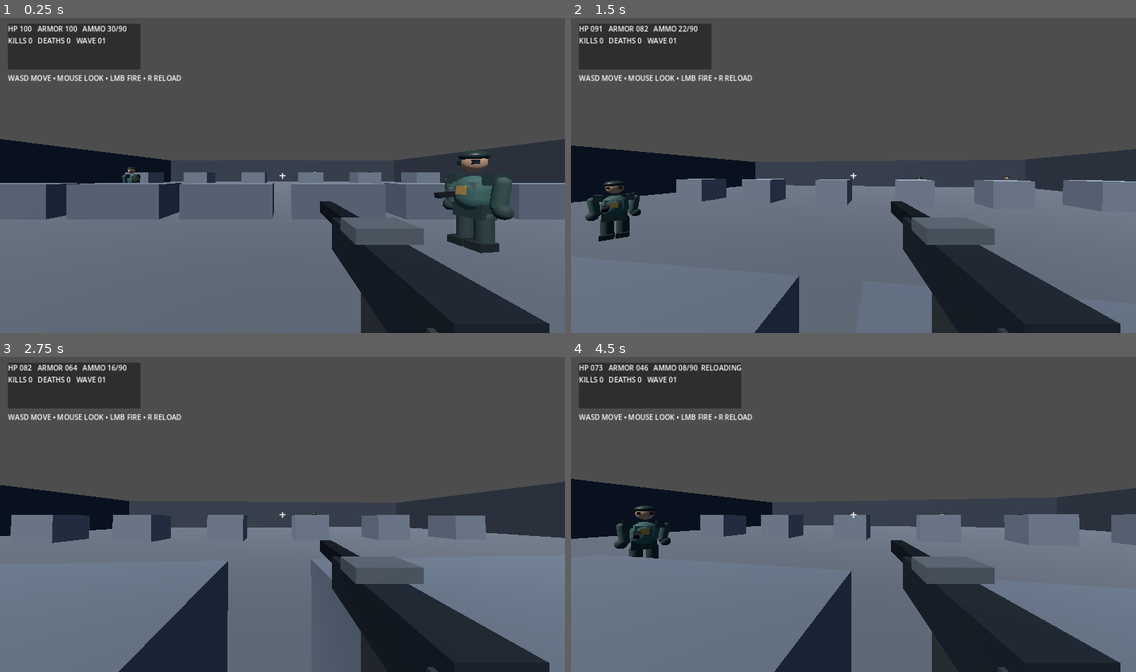
Above: before the commit, frames 1-4 (two rows, left to right).
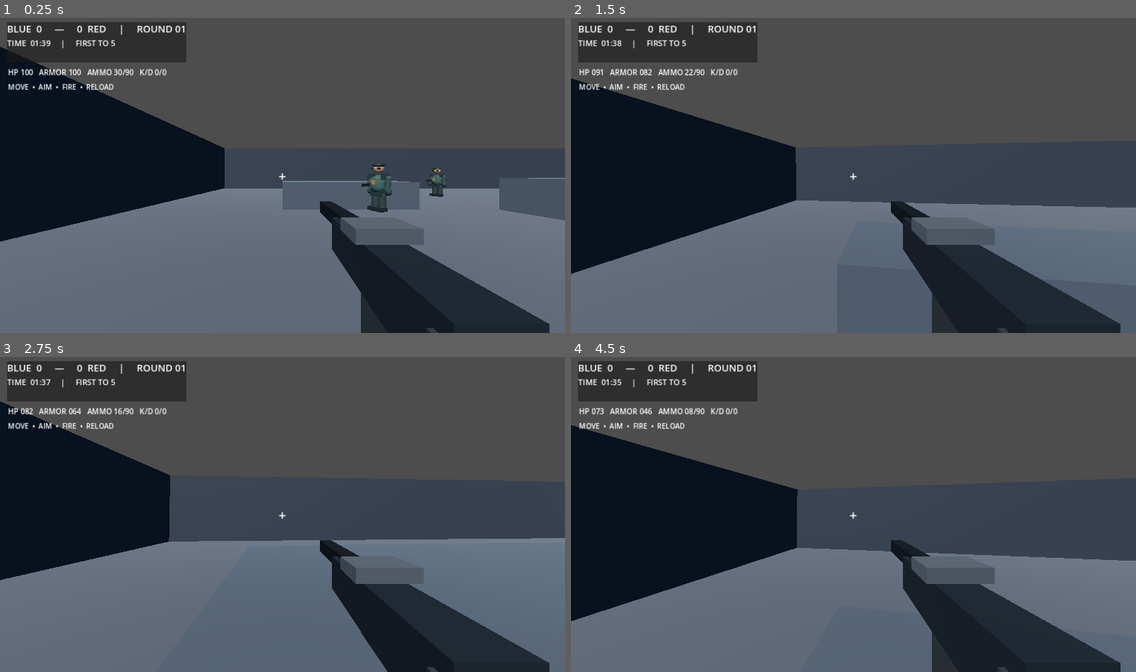
Above: after the commit, the same moments.

Repository: k21508811-crypto/Tiktok_X
Game: Godot game, scene res://scenes/main.tscn
Same seed, same stepped clock (60 frames per second), same inputs: the game is played once before the commit and once after it.
Inputs (mouse positions are in pixels of both pictures, inside the frame that each line leads up to):
- Up to frame 1 (0.25 s): no input
- Up to frame 2 (1.5 s): tap Enter at 0.5 s; move the mouse to (881, 172) at 0.52 s; press the mouse at (881, 172) at 0.53 s; hold W (move_forward) from 0.53 s (still down); tap Space (jump) at 0.77 s; move the mouse to (825, 175) at 1.27 s; release the mouse at (825, 175) at 1.28 s; click (825, 175) at 1.35 s
- Up to frame 3 (2.75 s): keep holding W (move_forward); tap Space (jump) at 1.52 s; move the mouse to (293, 508) at 2.02 s; press the mouse at (293, 508) at 2.03 s
- Up to frame 4 (4.5 s): keep holding W (move_forward); tap Space (jump) at 2.75, 3.02, 3.77 s; move the mouse to (847, 517) at 2.77 s; release the mouse at (847, 517) at 2.78 s; click (847, 517) at 2.85 s; move the mouse to (893, 517) at 3.52 s; press the mouse at (893, 517) at 3.53 s; tap R (reload) at 4.15 s; move the mouse to (808, 508) at 4.27 s; release the mouse at (808, 508) at 4.28 s; click (808, 508) at 4.35 s

The runs differ from the first frame. In frame 1, 19% of the frame differs, in the area x 0-100%, y 1-75%; in frame 2, 20%; in frame 3, 20%; in frame 4, 23%, in the area x 0-100%, y 1-100%.

Commit message:
Build competitive 5v5 round-based match foundation

Diff:
--- a/PROJECT_STRIKE/scripts/main.gd
+++ b/PROJECT_STRIKE/scripts/main.gd
@@ -1,129 +1,215 @@
 extends Node3D
 
-const PLAYER_SCENE_SCRIPT = preload("res://scripts/player.gd")
-const BOT_SCENE_SCRIPT = preload("res://scripts/bot.gd")
-const MOBILE_CONTROLS_SCRIPT = preload("res://scripts/mobile_controls.gd")
-const BOT_COUNT := 5
+const PLAYER_SCRIPT = preload("res://scripts/player.gd")
+const BOT_SCRIPT = preload("res://scripts/bot.gd")
+const MOBILE_SCRIPT = preload("res://scripts/mobile_controls.gd")
+const ROUND_LENGTH := 100.0
+const ROUNDS_TO_WIN := 5
 
 var player: CharacterBody3D
 var hud: CanvasLayer
-var status_label: Label
+var health_label: Label
 var score_label: Label
+var timer_label: Label
 var message_label: Label
+var blue_score := 0
+var red_score := 0
 var kills := 0
 var deaths := 0
-var wave := 1
-var round_time := 0.0
+var round_number := 1
+var round_time := ROUND_LENGTH
+var round_over := false
+var round_transition := false
 var message_timer := 0.0
 
 func _ready() -> void:
 	_build_lighting()
 	_build_arena()
-	_spawn_player()
-	_spawn_bots()
+	_build_player()
 	_build_hud()
 	_build_mobile_controls()
-	update_hud(100, 100, 30, 90, false, false)
+	_spawn_teams()
+	_refresh_hud()
 
 func _process(delta: float) -> void:
-	round_time += delta
 	message_timer = maxf(0.0, message_timer - delta)
 	if message_timer <= 0.0 and is_instance_valid(message_label):
 		message_label.text = ""
-	if get_tree().get_nodes_in_group("enemy_bots").is_empty():
-		wave += 1
-		_spawn_bots()
-		show_message("WAVE %02d — ENEMIES INBOUND" % wave, 2.5)
+	if round_over or round_transition:
+		return
+	round_time = maxf(0.0, round_time - delta)
+	if round_time <= 0.0:
+		_end_round("ВРЕМЯ ВЫШЛО")
+		return
+	var blue_alive := _alive_count("team_blue") + (1 if is_instance_valid(player) and not player.is_dead else 0)
+	var red_alive := _alive_count("team_red")
+	if red_alive == 0:
+		_end_round("КОМАНДА BLUE ПОБЕДИЛА")
+	elif blue_alive == 0:
+		_end_round("КОМАНДА RED ПОБЕДИЛА")
+	_refresh_hud()
 
 func _build_lighting() -> void:
 	var sun := DirectionalLight3D.new()
-	sun.rotation_degrees = Vector3(-52.0, -28.0, 0.0)
-	sun.light_energy = 1.25
+	sun.rotation_degrees = Vector3(-48.0, -25.0, 0.0)
+	sun.light_energy = 1.35
 	add_child(sun)
 	var env := WorldEnvironment.new()
 	var environment := Environment.new()
 	environment.background_mode = Environment.BG_SKY
 	environment.ambient_light_source = Environment.AMBIENT_SOURCE_COLOR
-	environment.ambient_light_color = Color(0.42, 0.48, 0.58)
-	environment.ambient_light_energy = 0.65
+	environment.ambient_light_color = Color(0.40, 0.47, 0.58)
+	environment.ambient_light_energy = 0.7
 	env.environment = environment
 	add_child(env)
 
-func _material(color: Color, roughness: float = 0.85) -> StandardMaterial3D:
-	var mat := StandardMaterial3D.new()
-	mat.albedo_color = color
-	mat.roughness = roughness
-	return mat
-
-func _box(parent: Node3D, size: Vector3, pos: Vector3, color: Color) -> StaticBody3D:
+func _mat(color: Color, roughness: float = 0.82) -> StandardMaterial3D:
+	var material := StandardMaterial3D.new()
+	material.albedo_color = color
+	material.roughness = roughness
+	return material
+
+func _box(size: Vector3, pos: Vector3, color: Color) -> void:
 	var body := StaticBody3D.new()
 	body.position = pos
 	var mesh := MeshInstance3D.new()
-	var box := BoxMesh.new()
-	box.size = size
-	mesh.mesh = box
-	mesh.material_override = _material(color)
+	var shape_mesh := BoxMesh.new()
+	shape_mesh.size = size
+	mesh.mesh = shape_mesh
+	mesh.material_override = _mat(color)
 	body.add_child(mesh)
 	var collision := CollisionShape3D.new()
 	var shape := BoxShape3D.new()
 	shape.size = size
 	collision.shape = shape
 	body.add_child(collision)
-	parent.add_child(body)
-	return body
+	add_child(body)
 
 func _build_arena() -> void:
-	_box(self, Vector3(48, 1, 48), Vector3(0, -0.5, 0), Color("#555d68"))
-	_box(self, Vector3(48, 5, 1), Vector3(0, 2, -24), Color("#343c49"))
-	_box(self, Vector3(48, 5, 1), Vector3(0, 2, 24), Color("#343c49"))
-	_box(self, Vector3(1, 5, 48), Vector3(-24, 2, 0), Color("#343c49"))
-	_box(self, Vector3(1, 5, 48), Vector3(24, 2, 0), Color("#343c49"))
-	for i in range(6):
-		var x := -15.0 + float(i) * 6.0
-		_box(self, Vector3(2.4, 1.8, 2.4), Vector3(x, 0.9, -5), Color("#707b89"))
-		_box(self, Vector3(3.2, 1.2, 1.4), Vector3(-x * 0.65, 0.6, 8), Color("#596574"))
-
-func _spawn_player() -> void:
+	_box(Vector3(54, 1, 42), Vector3(0, -0.5, 0), Color("#555d68"))
+	_box(Vector3(54, 5, 1), Vector3(0, 2, -21), Color("#303a48"))
+	_box(Vector3(54, 5, 1), Vector3(0, 2, 21), Color("#303a48"))
+	_box(Vector3(1, 5, 42), Vector3(-27, 2, 0), Color("#303a48"))
+	_box(Vector3(1, 5, 42), Vector3(27, 2, 0), Color("#303a48"))
+	# Mid-lane cover and two side routes.
+	_box(Vector3(2.5, 1.6, 6.0), Vector3(0, 0.8, 0), Color("#737d88"))
+	_box(Vector3(5.0, 1.4, 2.0), Vector3(-8, 0.7, -7), Color("#5c6875"))
+	_box(Vector3(5.0, 1.4, 2.0), Vector3(8, 0.7, 7), Color("#5c6875"))
+	_box(Vector3(2.0, 2.0, 2.0), Vector3(-15, 1, 5), Color("#66727f"))
+	_box(Vector3(2.0, 2.0, 2.0), Vector3(15, 1, -5), Color("#66727f"))
+	_box(Vector3(6.0, 1.2, 2.0), Vector3(-17, 0.6, -9), Color("#4c5967"))
+	_box(Vector3(6.0, 1.2, 2.0), Vector3(17, 0.6, 9), Color("#4c5967"))
+
+func _build_player() -> void:
 	player = CharacterBody3D.new()
-	player.set_script(PLAYER_SCENE_SCRIPT)
-	player.position = Vector3(0, 0.0, 15)
+	player.set_script(PLAYER_SCRIPT)
 	player.name = "Player"
+	player.position = Vector3(-20, 0, 0)
+	player.add_to_group("team_blue")
 	add_child(player)
 
-func _spawn_bots() -> void:
-	for i in range(BOT_COUNT):
-		var bot := CharacterBody3D.new()
-		bot.set_script(BOT_SCENE_SCRIPT)
-		var angle := TAU * float(i) / float(BOT_COUNT)
-		bot.position = Vector3(cos(angle) * 13.0, 0.0, -cos(angle * 0.7) * 12.0)
-		bot.name = "TrainingBot_%d" % i
-		bot.add_to_group("enemy_bots")
-		add_child(bot)
+func _spawn_teams() -> void:
+	var blue_spawns := [Vector3(-16,0,-8), Vector3(-18,0,5), Vector3(-11,0,12), Vector3(-9,0,-13)]
+	var red_spawns := [Vector3(16,0,8), Vector3(18,0,-5), Vector3(11,0,-12), Vector3(9,0,13), Vector3(20,0,0)]
+	for i in range(blue_spawns.size()):
+		_spawn_bot("BLUE_%02d" % (i + 1), "blue", blue_spawns[i])
+	for i in range(red_spawns.size()):
+		_spawn_bot("RED_%02d" % (i + 1), "red", red_spawns[i])
+
+func _spawn_bot(bot_name: String, team: String, spawn: Vector3) -> void:
+	var bot := CharacterBody3D.new()
+	bot.set_script(BOT_SCRIPT)
+	bot.name = bot_name
+	bot.set("team_id", team)
+	bot.position = spawn
+	bot.add_to_group("team_" + team)
+	add_child(bot)
+
+func get_enemy_for(actor: Node3D) -> Node3D:
+	var team := str(actor.get("team_id"))
+	var enemy_group := "team_red" if team == "blue" else "team_blue"
+	var best: Node3D
+	var best_distance := INF
+	for candidate in get_tree().get_nodes_in_group(enemy_group):
+		if not is_instance_valid(candidate) or candidate == actor:
+			continue
+		if candidate.get("is_dead") == true:
+			continue
+		var distance := actor.global_position.distance_to(candidate.global_position)
+		if distance < best_distance:
+			best_distance = distance
+			best = candidate
+	if team == "red" and is_instance_valid(player) and not player.is_dead:
+		var player_distance := actor.global_position.distance_to(player.global_position)
+		if player_distance < best_distance:
+			best = player
+	return best
+
+func _alive_count(group_name: String) -> int:
+	var count := 0
+	for node in get_tree().get_nodes_in_group(group_name):
+		if is_instance_valid(node) and node.get("is_dead") != true:
+			count += 1
+	return count
+
+func _end_round(reason: String) -> void:
+	if round_over:
+		return
+	round_over = true
+	if reason.contains("BLUE") or (reason == "ВРЕМЯ ВЫШЛО" and _alive_count("team_blue") + (1 if not player.is_dead else 0) > _alive_count("team_red")):
+		blue_score += 1
+		show_message("РАУНД ЗА BLUE  •  " + reason, 3.0)
+	else:
+		red_score += 1
+		show_message("РАУНД ЗА RED  •  " + reason, 3.0)
+	_refresh_hud()
+	if blue_score >= ROUNDS_TO_WIN or red_score >= ROUNDS_TO_WIN:
+		show_message("ПОБЕДА BLUE" if blue_score > red_score else "ПОБЕДА RED", 6.0)
+		return
+	_start_next_round()
+
+func _start_next_round() -> void:
+	round_transition = true
+	await get_tree().create_timer(4.0).timeout
+	for group_name in ["team_blue", "team_red"]:
+		for unit in get_tree().get_nodes_in_group(group_name):
+			if unit != player and is_instance_valid(unit):
+				unit.queue_free()
+	if is_instance_valid(player):
+		player.reset_for_round(Vector3(-20, 0, 0))
+	_spawn_teams()
+	round_number += 1
+	round_time = ROUND_LENGTH
+	round_over = false
+	round_transition = false
+	show_message("РАУНД %02d — БОЙ!" % round_number, 2.5)
+	_refresh_hud()
 
 func _build_hud() -> void:
 	hud = CanvasLayer.new()
 	add_child(hud)
-	var panel := PanelContainer.new()
-	panel.position = Vector2(18, 18)
-	panel.custom_minimum_size = Vector2(300, 104)
-	hud.add_child(panel)
-	var info := VBoxContainer.new()
-	panel.add_child(info)
-	status_label = Label.new()
-	status_label.text = "HP 100   ARMOR 100   AMMO 30/90"
-	info.add_child(status_label)
+	var top := PanelContainer.new()
+	top.position = Vector2(16, 14)
+	top.custom_minimum_size = Vector2(390, 92)
+	hud.add_child(top)
+	var stack := VBoxContainer.new()
+	top.add_child(stack)
 	score_label = Label.new()
-	score_label.text = "KILLS 0   DEATHS 0   WAVE 01"
-	info.add_child(score_label)
-	var hint := Label.new()
-	hint.text = "WASD MOVE • MOUSE LOOK • LMB FIRE • R RELOAD"
-	hint.position = Vector2(18, 130)
-	hud.add_child(hint)
+	score_label.add_theme_font_size_override("font_size", 22)
+	stack.add_child(score_label)
+	timer_label = Label.new()
+	timer_label.add_theme_font_size_override("font_size", 18)
+	stack.add_child(timer_label)
+	health_label = Label.new()
+	health_label.position = Vector2(18, 116)
+	health_label.add_theme_font_size_override("font_size", 17)
+	hud.add_child(health_label)
 	message_label = Label.new()
 	message_label.horizontal_alignment = HORIZONTAL_ALIGNMENT_CENTER
-	message_label.position = Vector2(300, 35)
-	message_label.size = Vector2(680, 48)
-	message_label.add_theme_font_size_override("font_size", 24)
+	message_label.set_anchors_and_offsets_preset(Control.PRESET_CENTER_TOP)
+	message_label.position.y = 112
+	message_label.size = Vector2(700, 54)
+	message_label.add_theme_font_size_override("font_size", 26)
 	hud.add_child(message_label)
 	var crosshair := Label.new()
 	crosshair.text = "+"
@@ -132,39 +218,54 @@
 	crosshair.set_anchors_and_offsets_preset(Control.PRESET_CENTER)
 	crosshair.position = Vector2(-12, -18)
 	crosshair.size = Vector2(24, 36)
-	crosshair.add_theme_font_size_override("font_size", 28)
+	crosshair.add_theme_font_size_override("font_size", 30)
 	hud.add_child(crosshair)
+	var hint := Label.new()
+	hint.text = "MOVE  •  AIM  •  FIRE  •  RELOAD"
+	hint.position = Vector2(18, 150)
+	hud.add_child(hint)
 
 func _build_mobile_controls() -> void:
 	if not DisplayServer.is_touchscreen_available():
 		return
-	var controls_layer := CanvasLayer.new()
-	controls_layer.layer = 2
-	add_child(controls_layer)
+	var layer := CanvasLayer.new()
+	layer.layer = 2
+	add_child(layer)
 	var controls := Control.new()
-	controls.set_script(MOBILE_CONTROLS_SCRIPT)
+	controls.set_script(MOBILE_SCRIPT)
 	controls.set("player", player)
-	controls_layer.add_child(controls)
+	layer.add_child(controls)
+
+func _refresh_hud() -> void:
+	if is_instance_valid(score_label):
+		score_label.text = "BLUE  %d     —     %d  RED     |     ROUND %02d" % [blue_score, red_score, round_number]
+	if is_instance_valid(timer_label):
+		timer_label.text = "TIME  %02d:%02d     |     FIRST TO %d" % [int(round_time) / 60, int(round_time) % 60, ROUNDS_TO_WIN]
+	if is_instance_valid(health_label) and is_instance_valid(player):
+		health_label.text = "HP %03d   ARMOR %03d   AMMO %02d/%02d   K/D %d/%d" % [player.health, player.armor, player.ammo, player.reserve_ammo, kills, deaths]
 
 func update_hud(hp: int, vest: int, current_ammo: int, reserve: int, is_reloading: bool, is_dead: bool) -> void:
-	if is_instance_valid(status_label):
-		var state := "  RELOADING" if is_reloading else ""
-		if is_dead:
-			state = "  ELIMINATED"
-		status_label.text = "HP %03d   ARMOR %03d   AMMO %02d/%02d%s" % [hp, vest, current_ammo, reserve, state]
-	if is_instance_valid(score_label):
-		score_label.text = "KILLS %d   DEATHS %d   WAVE %02d" % [kills, deaths, wave]
+	_refresh_hud()
+	if is_instance_valid(health_label):
+		if is_reloading:
+			health_label.text += "   RELOADING"
+		elif is_dead:
+			health_label.text += "   ELIMINATED"
 
 func register_kill() -> void:
 	kills += 1
-	update_hud(player.health, player.armor, player.ammo, player.reserve_ammo, player.reloading, player.is_dead)
-	show_message("TARGET ELIMINATED", 0.8)
+	_refresh_hud()
+	show_message("ELIMINATION", 0.7)
 
 func player_died() -> void:
 	deaths += 1
-	show_message("YOU WERE ELIMINATED — RESPAWNING", 2.5)
-	if is_instance_valid(player):
-		update_hud(player.health, player.armor, player.ammo, player.reserve_ammo, false, true)
+	_refresh_hud()
+	show_message("YOU WERE ELIMINATED", 1.8)
+
+func bot_eliminated(team: String) -> void:
+	if team == "red":
+		kills += 1
+	_refresh_hud()
 
 func show_message(value: String, duration: float = 1.5) -> void:
 	if is_instance_valid(message_label):
